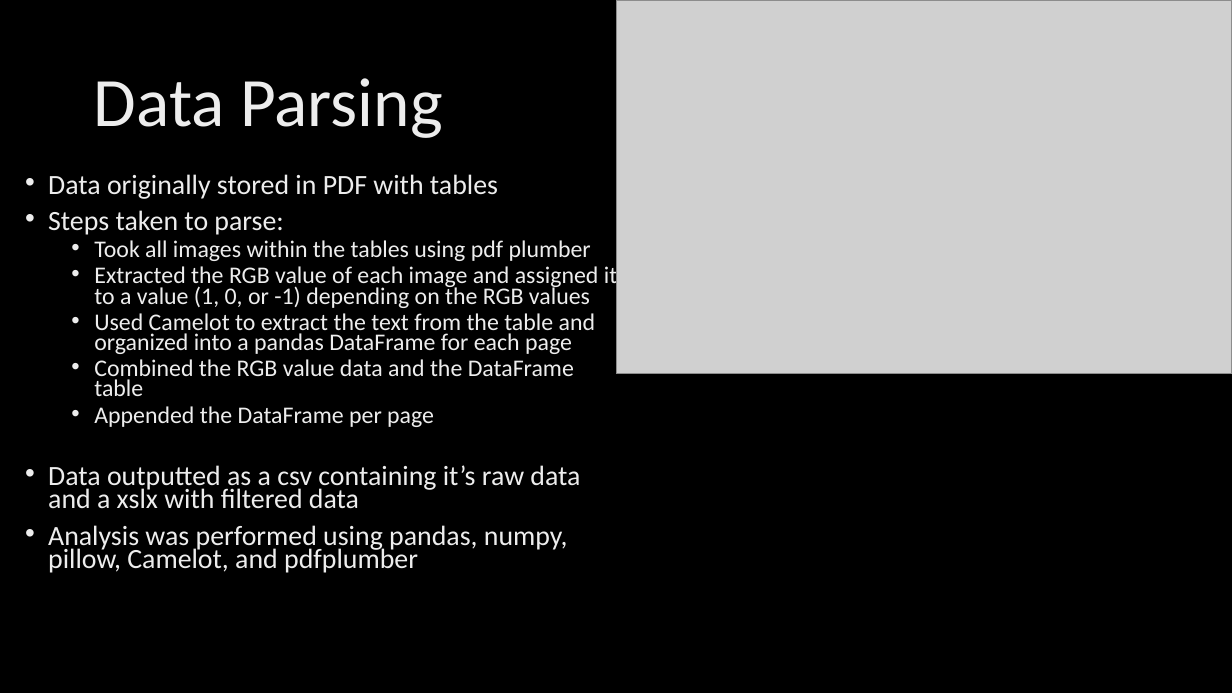
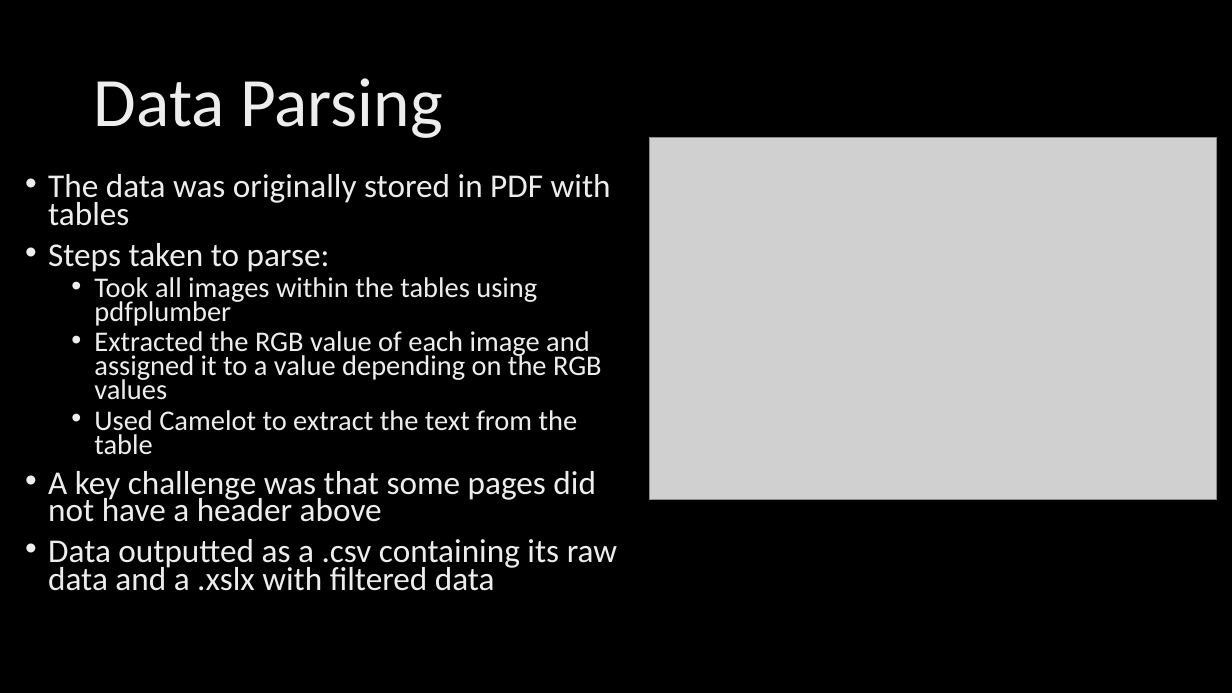
Before and after one commit to georgephung123/MSAR_Course_Consult, a slide deck: slide 3 of MSAR_Findings.pptx (slide 4 before the commit). Drawn at 1232x693 pixels with LibreOffice and Linux fonts; fonts in the diff are those of the drawing; grey boxes stand for pictures; background and template pictures are left out. Boxes give left, top, right and bottom in pixels: in the first picture for what was removed or moved away, otherwise in the second. Text is boxed around its words. In the diff, an @@ line names an element or a change of style, - is before the commit and + after.

```diff
--- a/MSAR_Findings.pptx
+++ b/MSAR_Findings.pptx
@@ picture removed at (x1=616, y1=0, x2=1232, y2=374) @@
@@ picture added at (x1=650, y1=138, x2=1217, y2=500) @@
@@ text at (x1=48, y1=174, x2=611, y2=226): text changed; size 21.7 to 25.9 pt @@
-• Data originally stored in PDF with tables
+• The data was originally stored in PDF with tables
@@ text at (x1=48, y1=243, x2=330, y2=272): size 21.7 to 25.9 pt in "Steps taken to parse:" @@
@@ text at (x1=48, y1=277, x2=617, y2=591): text changed; size 18.6 to 22.2 pt @@
-  • Took all images within the tables using pdf plumber
-  • Extracted the RGB value of each image and assigned it to a value (1, 0, or -1) depending on the RGB values
-  • Used Camelot to extract the text from the table and organized into a pandas DataFrame for each page
-  • Combined the RGB value data and the DataFrame table
-  • Appended the DataFrame per page
-• Data outputted as a csv containing it’s raw data and a xslx with filtered data
-• Analysis was performed using pandas, numpy, pillow, Camelot, and pdfplumber
+  • Took all images within the tables using pdfplumber
+  • Extracted the RGB value of each image and assigned it to a value depending on the RGB values
+  • Used Camelot to extract the text from the table
+• A key challenge was that some pages did not have a header above
+• Data outputted as a .csv containing its raw data and a .xslx with filtered data
```
Also in this commit, not shown: 7 other slides changed, 8 slides added, 3 slides removed, 1 other file.
